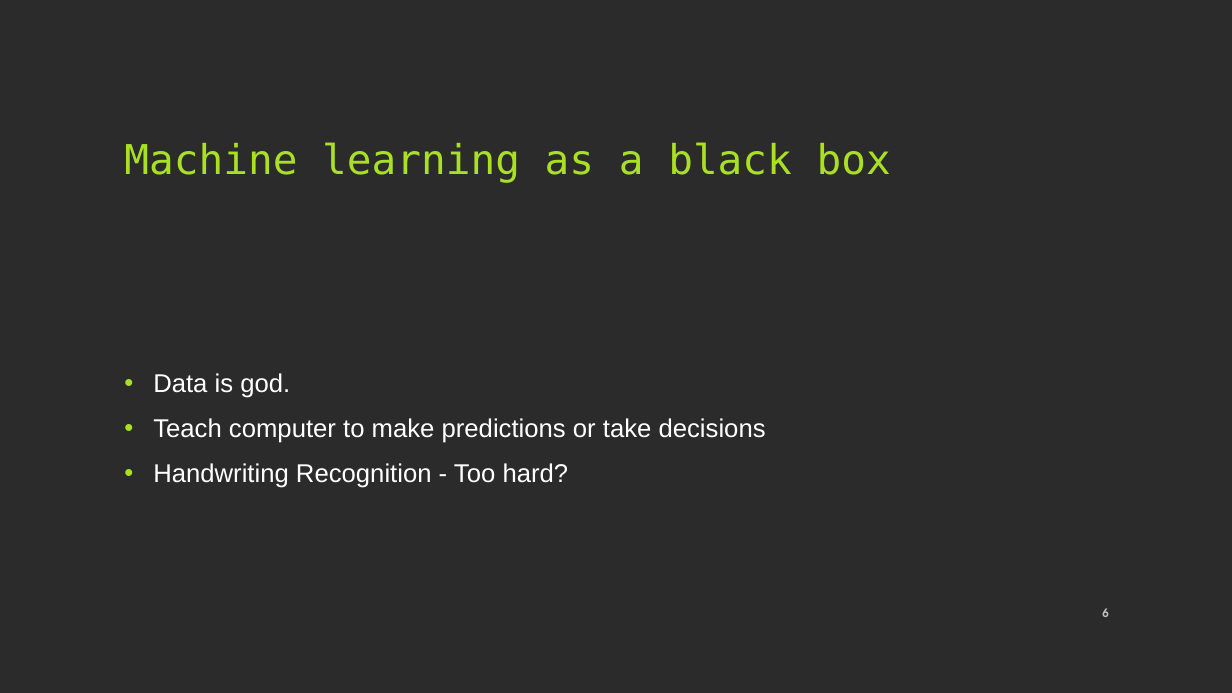
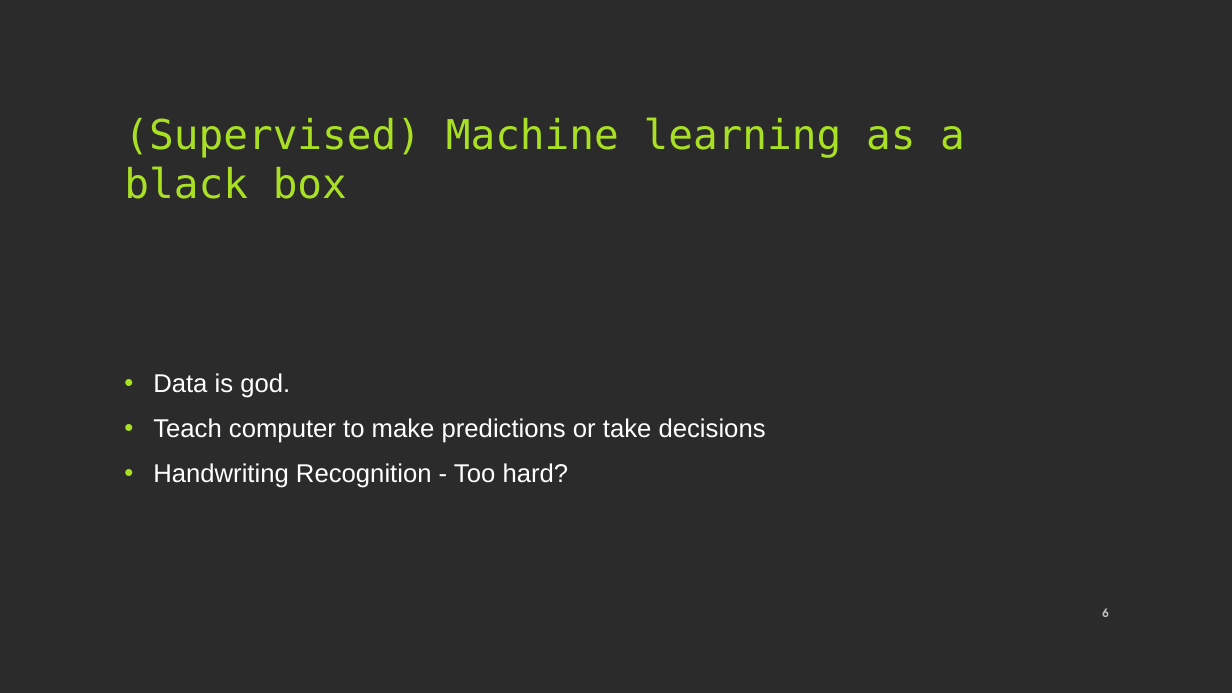
Before and after one commit to atemysemicolon/PyBCN, a slide deck: slide 6 of Presentation/Presentation.ppt. Drawn at 1232x693 pixels with LibreOffice and Linux fonts; fonts in the diff are those of the drawing; background and template pictures are left out; a plain dark background stands for a picture behind light text. Boxes give left, top, right and bottom in pixels: in the first picture for what was removed or moved away, otherwise in the second. Text is boxed around its words. In the diff, an @@ line names an element or a change of style, - is before the commit and + after.

```diff
--- a/Presentation/Presentation.ppt
+++ b/Presentation/Presentation.ppt
@@ title at [124,117,965,199]: text changed @@
-Machine learning as a black box
+(Supervised) Machine learning as a black box
```
Also in this commit, not shown: 3 other slides changed, 11 other files.
